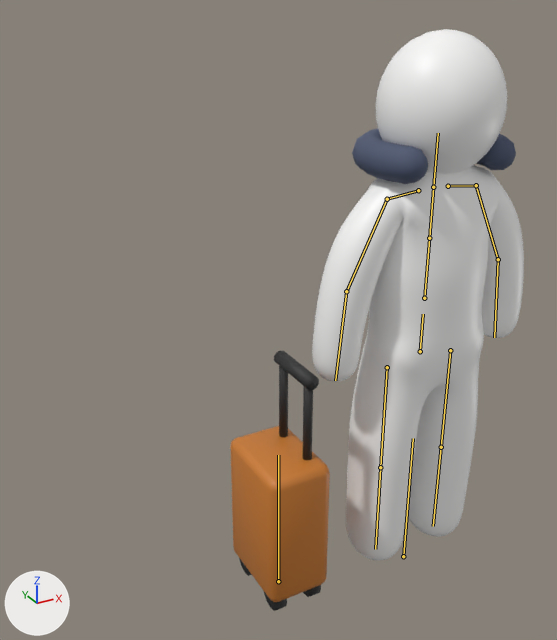
Two versions of the glTF model assets/cp_character_rigged.glb, one commit apart.
Camera for both pictures: a camera (50 mm lens) standing at (-0.756, -0.891, 0.984) and looking at (-0.213, 0.097, 0.49). Every picture has the same lights, and +X, +Y and +Z are marked at lower left. The older version comes first. The bones that change, and the others that lie on the model, are drawn over the model as lines.

Names of what the first picture shows: 'CP_Character', 'PR_Carrier'.
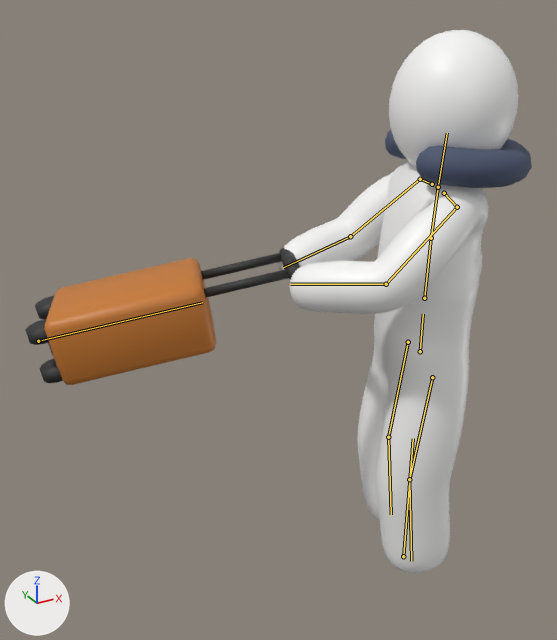
The newer file adds an action. The first version stands in its rest pose; the second is drawn at frame 8 of the action 'CP_CarrierTornado_Loop'.

The change in detail:
Bone 'Hips' (bone_hips) turns from (0, 0, 0) to (0, -111, 0) degrees about its own x, y and z.
Bone 'Spine' (bone_spine) turns from (0, 0, 0) to (-2, 0, 0) degrees about its own x, y and z.
Bone 'Chest' (bone_chest) turns from (0, 0, 0) to (-1, 0, 0) degrees about its own x, y and z.
Bone 'Head' (bone_head) turns from (0, 0, 0) to (-2, 0, 0) degrees about its own x, y and z.
Bone 'UpperArm.L' (bone_upperarm_l) turns from (0, 0, 0) to (-43, -11, -2) degrees about its own x, y and z.
Bone 'LowerArm.L' (bone_lowerarm_l) turns from (0, 0, 0) to (-34, 8, 16) degrees about its own x, y and z.
Bone 'UpperArm.R' (bone_upperarm_r) turns from (0, 0, 0) to (-43, 11, 2) degrees about its own x, y and z.
Bone 'LowerArm.R' (bone_lowerarm_r) turns from (0, 0, 0) to (-34, -8, -16) degrees about its own x, y and z.
Bone 'UpperLeg.L' (bone_upperleg_l) turns from (0, 0, 0) to (-7, 0, 0) degrees about its own x, y and z.
Bone 'LowerLeg.L' (bone_lowerleg_l) turns from (0, 0, 0) to (12, 0, 0) degrees about its own x, y and z.
Bone 'UpperLeg.R' (bone_upperleg_r) turns from (0, 0, 0) to (-7, 0, 0) degrees about its own x, y and z.
Bone 'LowerLeg.R' (bone_lowerleg_r) turns from (0, 0, 0) to (12, 0, 0) degrees about its own x, y and z.
Bone 'Prop.Case' (bone_prop_case) moves from (0.0, 0.0, 0.0) to (-0.307, 0.444, -0.204).
Bone 'Prop.Case' (bone_prop_case) turns from (0, 0, 0) to (160, 4, 100) degrees about its own x, y and z.

Pixel boxes [x1, y1, x2, y2] of what changed, in the pictures (557 x 640 px):
'CP_Character', posed (20% wider): before [312, 29, 524, 560]; after [278, 30, 532, 573]
'PR_Carrier', posed (176% wider, 47% shorter): before [231, 351, 330, 611]; after [25, 247, 300, 385]
bone 'Spine', root to tip: before (424, 298) to (429, 238); after (424, 298) to (431, 238)
bone 'Chest', root to tip: before (429, 238) to (433, 187); after (431, 238) to (438, 187)
bone 'Head', root to tip: before (433, 187) to (438, 133); after (438, 187) to (447, 133)
bone 'UpperArm.L', root to tip: before (476, 185) to (498, 259); after (457, 207) to (386, 284)
bone 'LowerArm.L', root to tip: before (498, 259) to (494, 337); after (386, 284) to (290, 284)
bone 'UpperArm.R', root to tip: before (387, 199) to (346, 291); after (420, 179) to (350, 236)
bone 'LowerArm.R', root to tip: before (346, 291) to (335, 380); after (350, 236) to (283, 267)
bone 'UpperLeg.L', root to tip: before (450, 350) to (441, 447); after (432, 377) to (409, 479)
bone 'LowerLeg.L', root to tip: before (441, 447) to (433, 526); after (409, 479) to (411, 561)
bone 'UpperLeg.R', root to tip: before (387, 367) to (380, 467); after (408, 342) to (388, 437)
bone 'LowerLeg.R', root to tip: before (380, 467) to (375, 549); after (388, 437) to (391, 514)
bone 'Prop.Case', root to tip: before (278, 581) to (278, 455); after (38, 341) to (202, 302)
